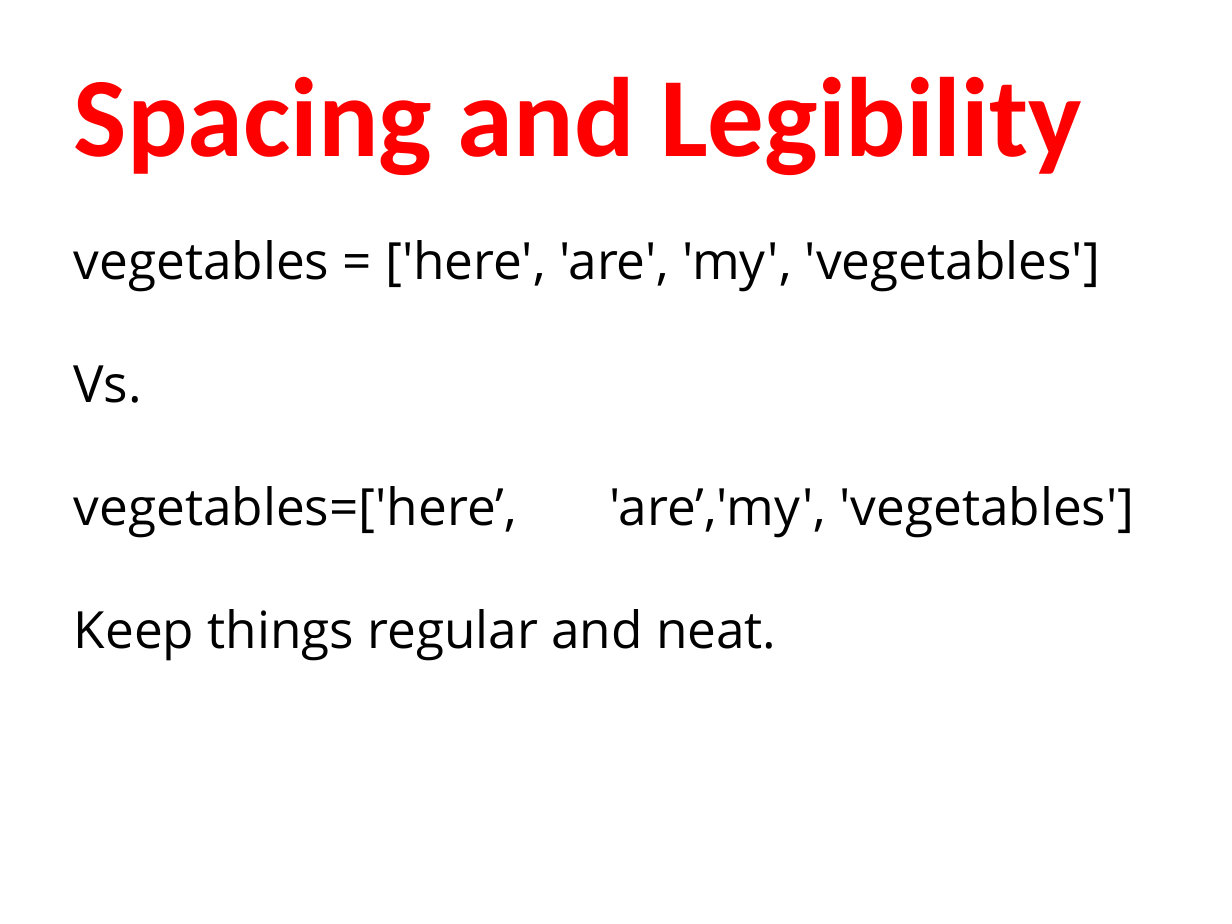
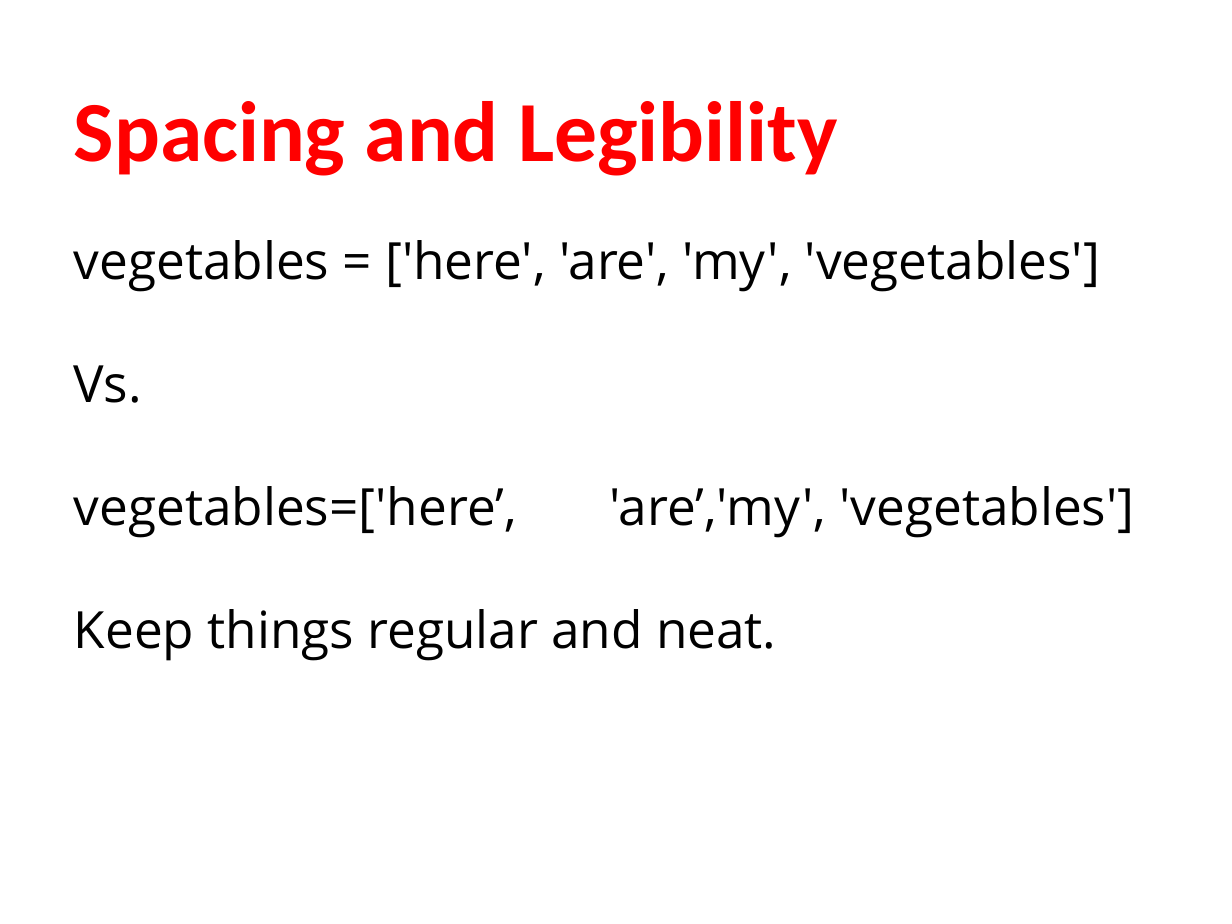
Before and after one commit to humanitiesprogramming/slides, a slide deck: slide 66 of 2017/python/B Done - ish/Python Programming Concepts I.pptx (slide 67 before the commit). Drawn at 1232x924 pixels with LibreOffice and Linux fonts; fonts in the diff are those of the drawing. Boxes give left, top, right and bottom in pixels: in the first picture for what was removed or moved away, otherwise in the second. Text is boxed around its words. In the diff, an @@ line names an element or a change of style, - is before the commit and + after.

Commit message:
update

```diff
--- a/2017/python/B Done - ish/Python Programming Concepts I.pptx
+++ b/2017/python/B Done - ish/Python Programming Concepts I.pptx
@@ title "Spacing and Legibility" at (74, 101, 837, 176): size 66 to 50 pt @@
```
Also in this commit, not shown: 1 slide removed.
